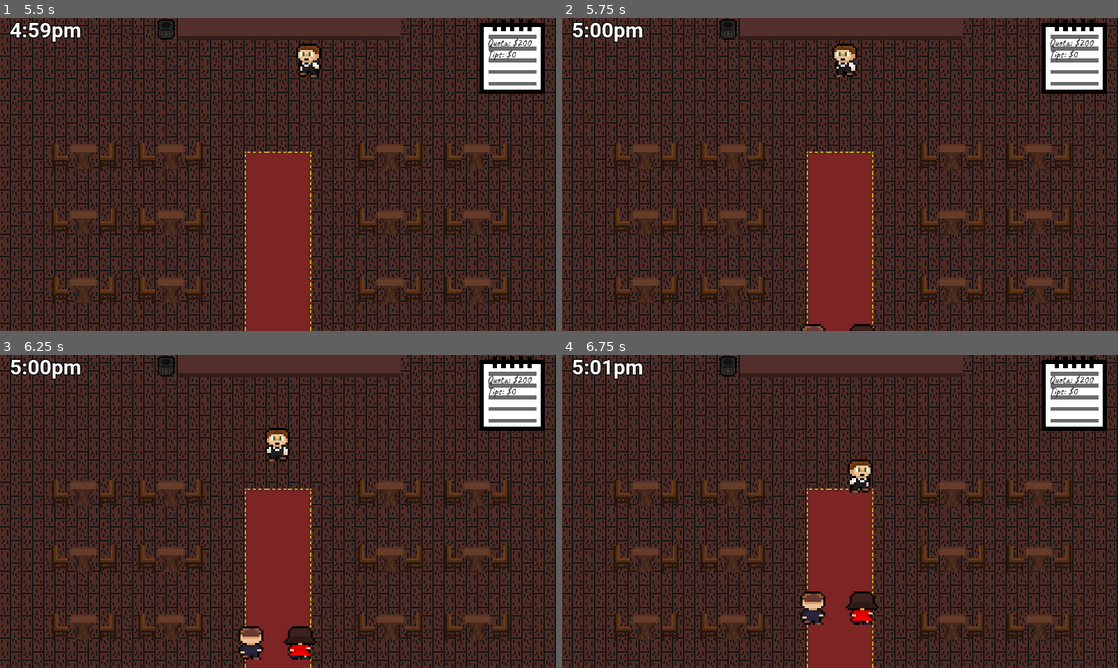
Above: before the commit, frames 1-4 (two rows, left to right).
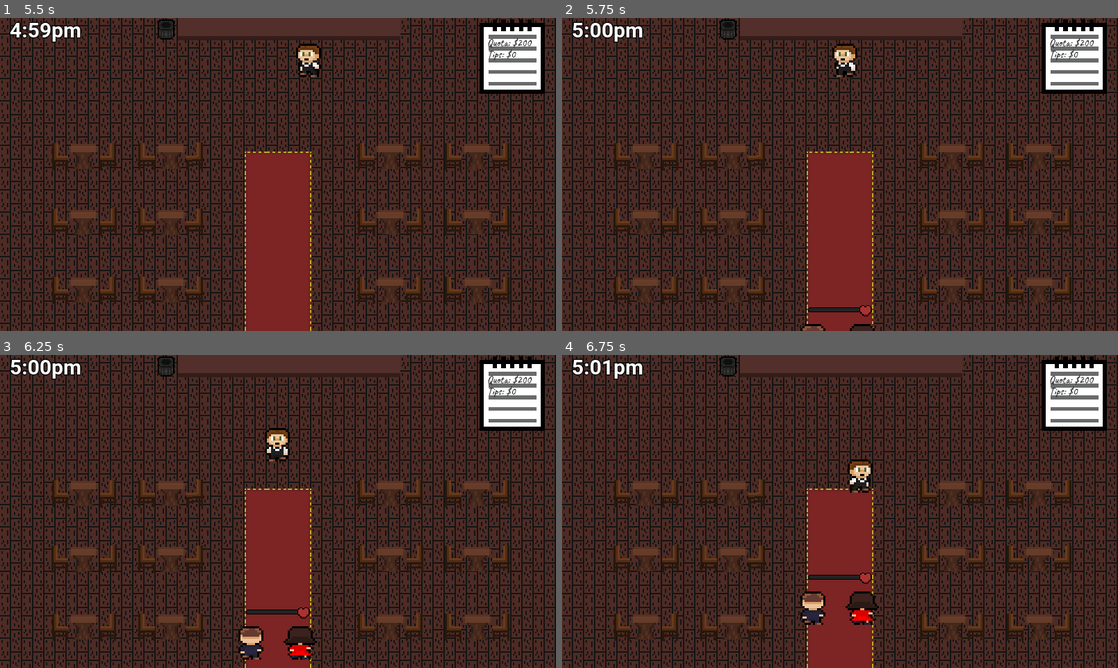
Above: after the commit, the same moments.

Repository: samw-26/Romantic-Evening
Game: Godot game, scene res://Assets/Scenes/title_screen.tscn
Same seed, same stepped clock (60 frames per second), same inputs: the game is played once before the commit and once after it.
Inputs:
- Up to frame 1 (5.5 s): click "Start" at 0.5 s; tap Enter at 1.25 s; hold D (right) 1.28-2.03 s; hold E (take) 1.28-2.03 s; hold S (down) 2.03-2.78 s; tap E (take) at 2.1, 3.6, 5.1 s; hold D (right) 2.78-3.53 s; hold E (take) 2.78-3.53 s; hold W (up) 3.53-4.28 s; hold E (take) 4.28-5.03 s; hold A (left) from 4.28 s (still down)
- Up to frame 2 (5.75 s): keep holding A (left)
- Up to frame 3 (6.25 s): release A (left) at 5.78 s; hold S (down) from 5.78 s (still down); hold E (take) from 5.78 s (still down)
- Up to frame 4 (6.75 s): release S (down) at 6.53 s; release E (take) at 6.53 s; hold D (right) from 6.53 s (still down); tap E (take) at 6.6 s

Frame 1 is identical in both runs. In frame 2, 0.2% of the frame differs, in the area x 44-56%, y 91-96%; in frame 3, 0.2%; in frame 4, 0.2%.

Commit message:
Added Lovebar(Nonfunctional)

Diff:
--- a/Assets/Scenes/couple.tscn
+++ b/Assets/Scenes/couple.tscn
@@ -1,6 +1,7 @@
-[gd_scene load_steps=58 format=3 uid="uid://d4k7yy14qfd5d"]
+[gd_scene load_steps=61 format=3 uid="uid://d4k7yy14qfd5d"]
 
 [ext_resource type="Script" path="res://Assets/Scenes/couple.gd" id="1_n7npp"]
+[ext_resource type="Texture2D" uid="uid://27tet1huonr8" path="res://Assets/UI/heart.png" id="2_asp03"]
 [ext_resource type="Texture2D" uid="uid://dmanr53nwvcut" path="res://Assets/Characters/man-sheet.png" id="2_j23ip"]
 [ext_resource type="Texture2D" uid="uid://c6o0klwqw2byb" path="res://Assets/Characters/speechbubble.png" id="3_dv7gh"]
 [ext_resource type="Texture2D" uid="uid://bhvc2lkfnv1tl" path="res://Assets/Food/steak.png" id="4_tflw4"]
@@ -17,6 +18,26 @@
 [ext_resource type="Texture2D" uid="uid://due1mq4ekpum4" path="res://Assets/Food/pumpkinpie.png" id="12_pva8r"]
 [ext_resource type="Texture2D" uid="uid://dwh35s7km3weq" path="res://Assets/Food/chocolatecake.png" id="13_w0b0o"]
 
+[sub_resource type="StyleBoxFlat" id="StyleBoxFlat_j5us8"]
+bg_color = Color(0.137255, 0.137255, 0.137255, 1)
+border_width_left = 2
+border_width_top = 2
+border_width_right = 2
+border_width_bottom = 2
+border_color = Color(0, 0, 0, 1)
+corner_radius_top_left = 20
+corner_radius_bottom_left = 20
+corner_detail = 20
+anti_aliasing = false
+
+[sub_resource type="StyleBoxFlat" id="StyleBoxFlat_8t6s0"]
+bg_color = Color(0.67451, 0.196078, 0.196078, 1)
+border_width_left = 2
+border_width_top = 2
+border_width_bottom = 2
+border_color = Color(0, 0, 0, 1)
+anti_aliasing = false
+
 [sub_resource type="AtlasTexture" id="AtlasTexture_ml4k4"]
 atlas = ExtResource("2_j23ip")
 region = Rect2(0, 0, 16, 16)
@@ -362,6 +383,20 @@
 motion_mode = 1
 wall_min_slide_angle = 0.0
 script = ExtResource("1_n7npp")
+
+[node name="LoveBar" type="ProgressBar" parent="."]
+offset_left = -14.0
+offset_top = -95.0
+offset_right = 136.0
+offset_bottom = -81.0
+theme_override_styles/background = SubResource("StyleBoxFlat_j5us8")
+theme_override_styles/fill = SubResource("StyleBoxFlat_8t6s0")
+show_percentage = false
+
+[node name="Heart" type="Sprite2D" parent="LoveBar"]
+position = Vector2(166, 11)
+scale = Vector2(3, 3)
+texture = ExtResource("2_asp03")
 
 [node name="Man" type="AnimatedSprite2D" parent="."]
 unique_name_in_owner = true
